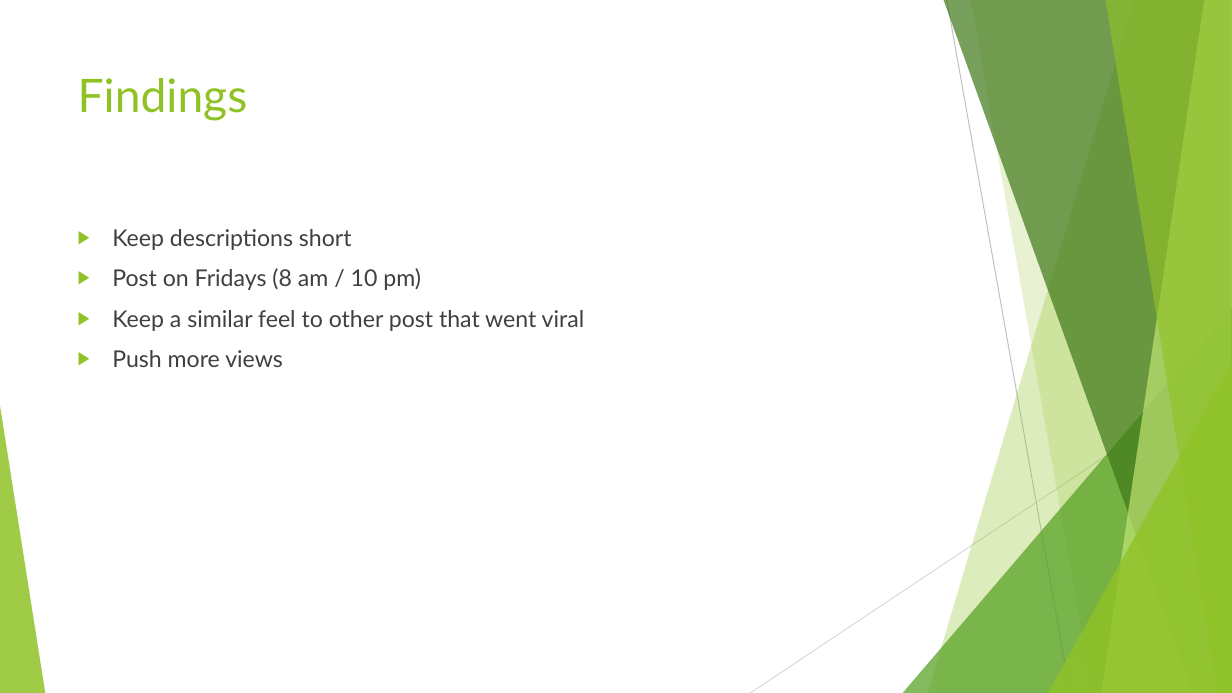
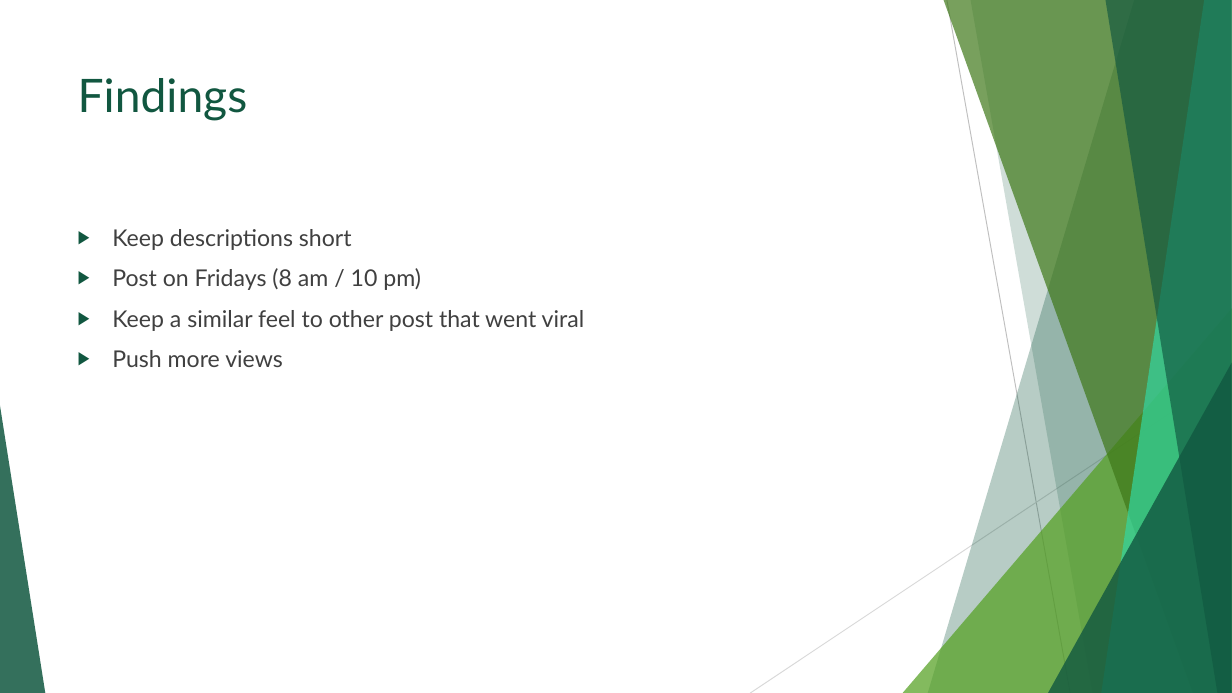
Before and after one commit to tylerparker22/work_to_show, a slide deck: slide 13 of Scolarship Symposium.pptm. Drawn at 1232x693 pixels with LibreOffice and Linux fonts; fonts in the diff are those of the drawing. Boxes give left, top, right and bottom in pixels: in the first picture for what was removed or moved away, otherwise in the second. Text is boxed around its words. In the diff, an @@ line names an element or a change of style, - is before the commit and + after.

```diff
--- a/Scolarship Symposium.pptm
+++ b/Scolarship Symposium.pptm
@@ freeform shape at (x1=928, y1=0, x2=1232, y2=693): fill #90C226 at 30% opacity to #115740 at 30% opacity @@
@@ freeform shape at (x1=970, y1=0, x2=1232, y2=693): fill #90C226 at 20% opacity to #115740 at 20% opacity @@
@@ freeform shape at (x1=1102, y1=0, x2=1232, y2=693): fill #C0E474 at 70% opacity to #33D7A1 at 70% opacity @@
@@ freeform shape at (x1=1105, y1=0, x2=1232, y2=693): fill #90C226 at 65% opacity to #115740 at 65% opacity @@
@@ title "Findings" at (x1=78, y1=78, x2=248, y2=121): text colour #90C226 to #115740 @@
@@ text "Keep descriptions short" at (x1=112, y1=229, x2=585, y2=367): bullet colour #90C226 to #115740 @@
@@ triangle at (x1=1048, y1=363, x2=1232, y2=693): fill #90C226 at 80% opacity to #115740 at 80% opacity @@
@@ triangle at (x1=0, y1=406, x2=45, y2=693): fill #90C226 at 85% opacity to #115740 at 85% opacity @@
```
Also in this commit, not shown: 7 other slides changed, 6 slides added, 5 slides removed, 43 other files.
